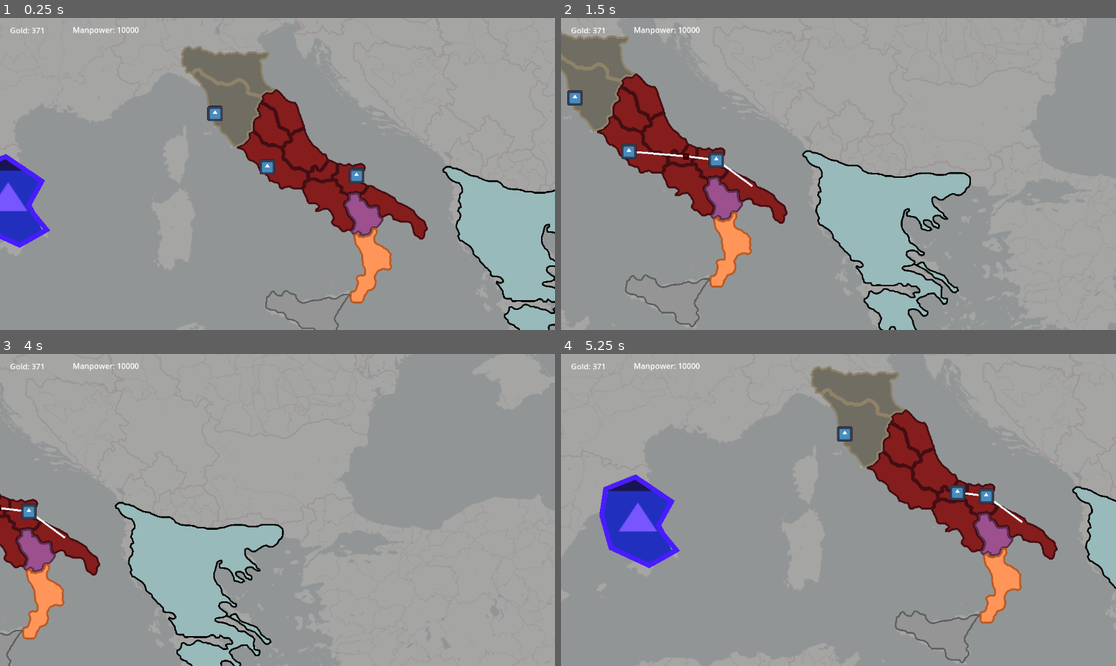
Above: before the commit, frames 1-4 (two rows, left to right).
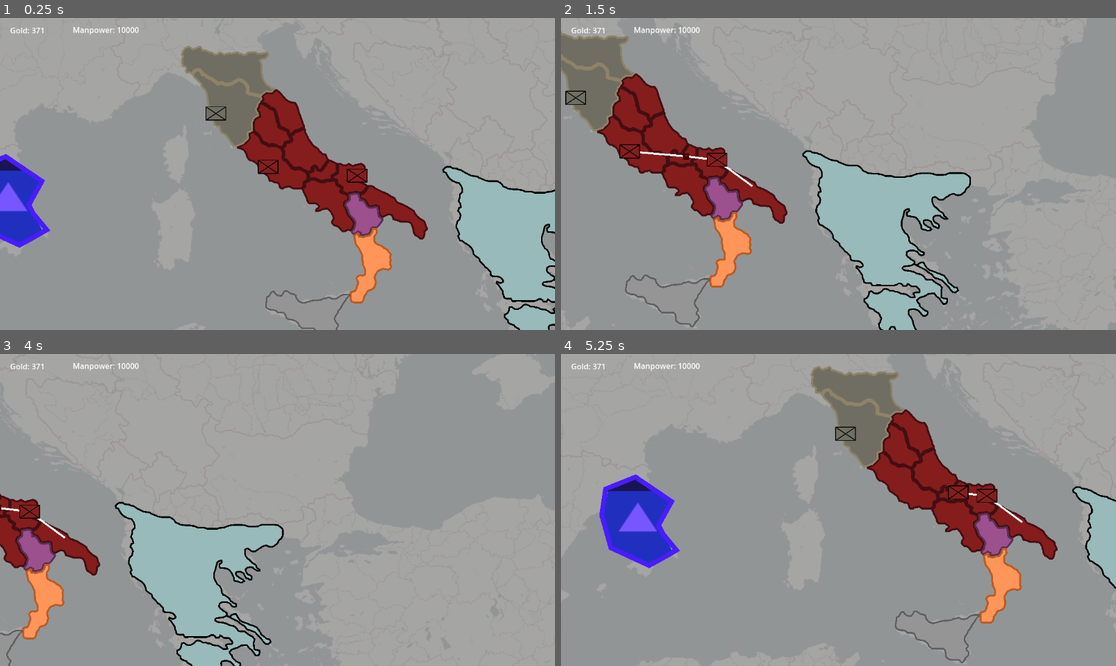
Above: after the commit, the same moments.

Repository: Lucasdelpiero/RTS
Game: Godot game, scene res://Map/world.tscn
Two runs of this game, one before a commit and one after it. Both use one fixed random seed, a clock stepped at 60 frames per second and the inputs below. The engine's default icon, where the game draws it, is replaced by a stand-in: a white triangle on a blue panel in a dark square.
Inputs (mouse positions are in pixels of both pictures, inside the frame that each line leads up to):
- Up to frame 1 (0.25 s): no input
- Up to frame 2 (1.5 s): tap Enter at 0.5 s; move the mouse to (827, 167) at 0.52 s; hold D (Right) 0.53-1.28 s; click (827, 167) at 0.6 s; move the mouse to (749, 177) at 1.27 s; hold S (Down) from 1.28 s (still down); right-click (749, 177) at 1.35 s; click (749, 177) at 1.42 s
- Up to frame 3 (4 s): move the mouse to (116, 372) at 2.02 s; release S (Down) at 2.03 s; hold D (Right) 2.03-2.78 s; click (116, 372) at 2.1 s; move the mouse to (16, 400) at 2.77 s; hold W (Up) 2.78-3.53 s; right-click (16, 400) at 2.85 s; click (16, 400) at 2.92 s; move the mouse to (105, 494) at 3.52 s; hold A (Left) from 3.53 s (still down); click (105, 494) at 3.6 s
- Up to frame 4 (5.25 s): move the mouse to (577, 488) at 4.27 s; right-click (577, 488) at 4.35 s; click (577, 488) at 4.42 s; move the mouse to (810, 450) at 5.02 s; release A (Left) at 5.03 s; hold S (Down) from 5.03 s (still down); click (810, 450) at 5.1 s

The runs differ from the first frame. In frame 1, 0.5% of the frame differs, in the area x 37-67%, y 28-54%; in frame 2, 0.5%; in frame 3, 0.2%; in frame 4, 0.5%, in the area x 49-79%, y 23-49%.
Error before the commit: Invalid call. Nonexistent function 'set_hovered' in base 'Nil'. (res://Map/mouse.gd:51)
Error after the commit: Invalid call. Nonexistent function 'set_hovered' in base 'Nil'. (res://Map/mouse.gd:50)

Commit message:
armies with new sprite and selection shader

Diff:
--- a/Map/Province.gd
+++ b/Map/Province.gd
@@ -57,22 +57,22 @@
 	pass
 
 func _draw():
-	var polygon = get_polygon()
-	border.points = polygon
+	var poly = get_polygon()
+	border.points = poly
 	if polygon.size() > 1 :
 		border.add_point(polygon[0]) # Closes the line from the end point to the start point
 	border.width = width
 	border.default_color = outLine
 
-func set_color_border(color):
-	outLine = color
+func set_color_border(col):
+	outLine = col
 	queue_redraw()
 
 func set_width(new_width):
 	width = new_width
 	queue_redraw()
 
-func set_city_name(value):
+func set_city_name(_value):
 	pass
 
 func get_connections():
@@ -125,7 +125,6 @@
 func set_hovered(value):
 	hovered = value
 	var shader = null
-	print(hovered)
 	if hovered:
 		shader = load("res://Map/Glow.tres")
 
--- a/Map/army.gd
+++ b/Map/army.gd
@@ -6,10 +6,12 @@
 const JUMP_VELOCITY = -400.0
 @onready var line = $Node/Line2D
 @onready var icon = $Icon
+
 enum  { IDLE, MOVING, FIGHTING }
 var state = MOVING
 @export_range(0, 500, 1) var ownership = 0
 @export_range( 10, 10000, 1) var SPEED = 500
+var army_color = Color(0.0, 0.0, 0.0)
 var test = true
 var starting_point : Vector2 # Were the army starts traveling from one point to other
 
@@ -22,14 +24,15 @@
 
 ## CONTROL
 var hovered = false
-var selected = false
+var selected = false : set = set_selected
 var mouseOverSelf = false : set = send_mouse_over
 signal sg_mouseOverSelf(mouseOverSelf) # Signal to say if the mouse is over the node
 
 signal get_pathfinding(army ,current_position)
 # Get the gravity from the project settings to be synced with RigidBody nodes.
 
-func _input(event):
+
+func _input(_event):
 	# Selection of the army selected
 	if Input.is_action_just_pressed("Click_Left"):
 		if ownership == world.playerNation:
@@ -81,7 +84,7 @@
 		global_position = global_position.move_toward(path[0], delta * SPEED)
 		var closest_point = path[0]
 		var distance_to_point = global_position.distance_to(closest_point)
-		var destination = path[path.size() - 1]
+		var _destination = path[path.size() - 1]
 		$Node/closest.global_position = closest_point
 		## TP to next point
 		if Input.is_action_just_pressed("Click_Right"):
@@ -150,11 +153,19 @@
 func set_hovered(value):
 	hovered = value
 	var shader = null
-	if value == true:
-		shader = load("res://Map/Glow.tres")
-	icon.set_material(shader)
+	if !selected:
+		if hovered:
+			shader = load("res://Map/Glow.tres")
+		else:
+			shader = null
+		icon.set_material(shader)
 	pass
 
 func set_selected(value):
 	selected = value
-	pass
+	var shader = null
+	if selected:
+		shader = load("res://Map/selected.tres")
+		icon.set_material(shader)
+		icon.material.set_shader_parameter("inside_color", army_color)
+	icon.set_material(shader)
--- a/Map/army.tscn
+++ b/Map/army.tscn
@@ -1,10 +1,11 @@
-[gd_scene load_steps=4 format=3 uid="uid://bsuv2fxb0uq4f"]
+[gd_scene load_steps=5 format=3 uid="uid://bsuv2fxb0uq4f"]
 
 [ext_resource type="Script" path="res://Map/army.gd" id="1_836ho"]
 [ext_resource type="Texture2D" uid="uid://cgp6f6m73ehi7" path="res://icon.svg" id="1_xkwou"]
+[ext_resource type="Texture2D" uid="uid://gsdup63vf75s" path="res://Map/box.png" id="2_777mv"]
 
 [sub_resource type="CircleShape2D" id="CircleShape2D_sdhy1"]
-radius = 27.0185
+radius = 18.0
 
 [node name="Army" type="CharacterBody2D" groups=["armies"]]
 z_index = 100
@@ -13,9 +14,9 @@
 SPEED = 30
 
 [node name="Icon" type="Sprite2D" parent="."]
-position = Vector2(-1, 0)
-scale = Vector2(0.25, 0.25)
-texture = ExtResource("1_xkwou")
+position = Vector2(1, 3)
+scale = Vector2(0.2, 0.2)
+texture = ExtResource("2_777mv")
 
 [node name="Node" type="Node" parent="."]
 
@@ -38,6 +39,7 @@
 
 [node name="CollisionShape2D" type="CollisionShape2D" parent="Area2D"]
 visible = false
+position = Vector2(-1, 0)
 shape = SubResource("CircleShape2D_sdhy1")
 
 [connection signal="mouse_entered" from="Area2D" to="." method="_on_area_2d_mouse_entered"]
--- a/Map/campaign_ui.gd
+++ b/Map/campaign_ui.gd
@@ -11,7 +11,7 @@
 
 
 # Called every frame. 'delta' is the elapsed time since the previous frame.
-func _process(delta):
+func _process(_delta):
 	pass
 
 func update_data(data):
--- a/Map/mouse.gd
+++ b/Map/mouse.gd
@@ -36,7 +36,6 @@
 		if data.mouseOverSelf == false :
 			data.node.set_hovered(false)
 			provinceWithMouseOver.set_hovered(false)
-			print("aaaaalf")
 	# If the province has the mouse over it, the province will get stored
 		else:
 			provinceWithMouseOver = data.node
--- a/Map/nation.gd
+++ b/Map/nation.gd
@@ -1,3 +1,4 @@
+@tool
 extends Node
 
 @export_range(1, 500, 1) var NATION_TAG  = 1
@@ -9,9 +10,13 @@
 
 # Called when the node enters the scene tree for the first time.
 func _ready():
+	var armies = get_children()
+	for a in armies:
+		a.army_color = nationColor # Color used in the "selected" shader
+		a.modulate = nationColor # Color used normally
 	pass # Replace with function body.
 
 
 # Called every frame. 'delta' is the elapsed time since the previous frame.
-func _process(delta):
+func _process(_delta):
 	pass
--- /dev/null
+++ b/Map/selected.gdshader
@@ -0,0 +1,45 @@
+shader_type canvas_item;
+
+uniform float outline_width = 2.0;
+uniform vec4 outline_color: source_color;
+uniform vec4 inside_color: source_color;
+
+void fragment() {
+	vec4 col = texture(TEXTURE, UV);
+	vec2 ps = TEXTURE_PIXEL_SIZE;
+	float a;
+	float maxa = col.a;
+	float mina = col.a;
+
+	a = texture(TEXTURE, UV + vec2(0.0, -outline_width) * ps).a;
+	maxa = max(a, maxa);
+	mina = min(a, mina);
+
+	a = texture(TEXTURE, UV + vec2(0.0, outline_width) * ps).a;
+	maxa = max(a, maxa);
+	mina = min(a, mina);
+
+	a = texture(TEXTURE, UV + vec2(-outline_width, 0.0) * ps).a;
+	maxa = max(a, maxa);
+	mina = min(a, mina);
+
+	a = texture(TEXTURE, UV + vec2(outline_width, 0.0) * ps).a;
+	maxa = max(a, maxa);
+	mina = min(a, mina);
+
+	COLOR = mix(col, outline_color, maxa - mina);
+	if (col.r > 0.01){
+//		COLOR.r = 0.52;
+//		COLOR.g = 0.12;
+//		COLOR.b = 0.12;
+		COLOR.r = inside_color.r;
+		COLOR.g = inside_color.g;
+		COLOR.b = inside_color.b;
+	}
+//	COLOR.r = 50.0;
+//	COLOR.r = 255.0;
+//	if (pixel_color.rgb == vec3(0.0, 0.0, 0.0)) {
+//		pixel_color.rgb = vec3(100.0, 100.0, 200.0);
+//	}
+
+}
--- /dev/null
+++ b/Map/selected.tres
@@ -0,0 +1,9 @@
+[gd_resource type="ShaderMaterial" load_steps=2 format=3 uid="uid://i505ivrfguvb"]
+
+[ext_resource type="Shader" path="res://Map/selected.gdshader" id="1_8tw63"]
+
+[resource]
+shader = ExtResource("1_8tw63")
+shader_parameter/outline_width = 4.0
+shader_parameter/outline_color = Color(0, 1, 0, 1)
+shader_parameter/inside_color = Color(1, 1, 1, 1)
--- a/Map/world.gd
+++ b/Map/world.gd
@@ -3,7 +3,6 @@
 var map # navmap
 
 @onready var navigation = $NavigationRegion2D
-@onready var army = %Army
 @onready var nationsGroup = $NationsGroup
 @onready var UI = %CampaingUI
 @onready var mouse = $Mouse
@@ -37,10 +36,10 @@
 	send_data_to_ui()
 
 # Called every frame. 'delta' is the elapsed time since the previous frame.
-func _process(delta):
+func _process(_delta):
 	pass
 
-func _input(event):
+func _input(_event):
    # Mouse in viewport coordinates.
 #	if event is InputEventMouseButton:
 #		print("Mouse Click/Unclick at: ", event.position)
--- a/globals.gd
+++ b/globals.gd
@@ -8,5 +8,5 @@
 
 
 # Called every frame. 'delta' is the elapsed time since the previous frame.
-func _process(delta):
+func _process(_delta):
 	pass
Binary file added: Map/box.png
Not shown, added: Map/box.png.import
